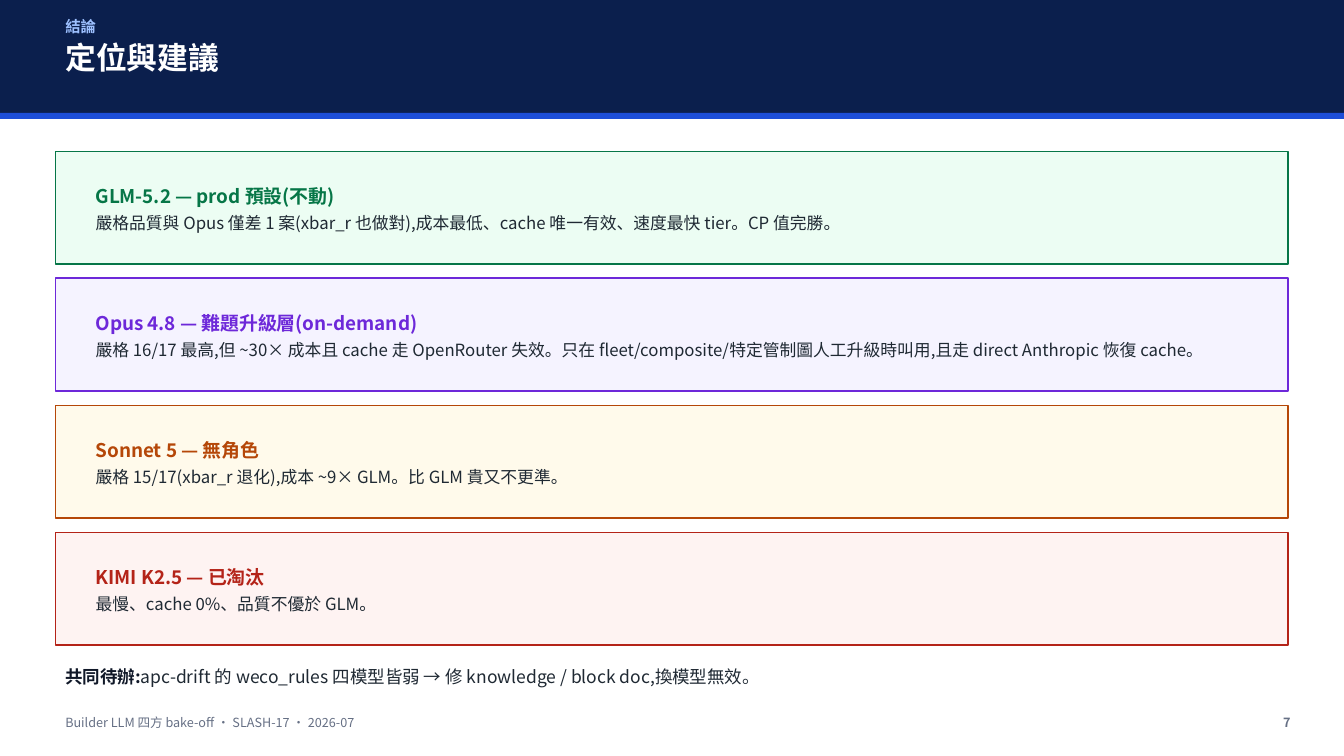
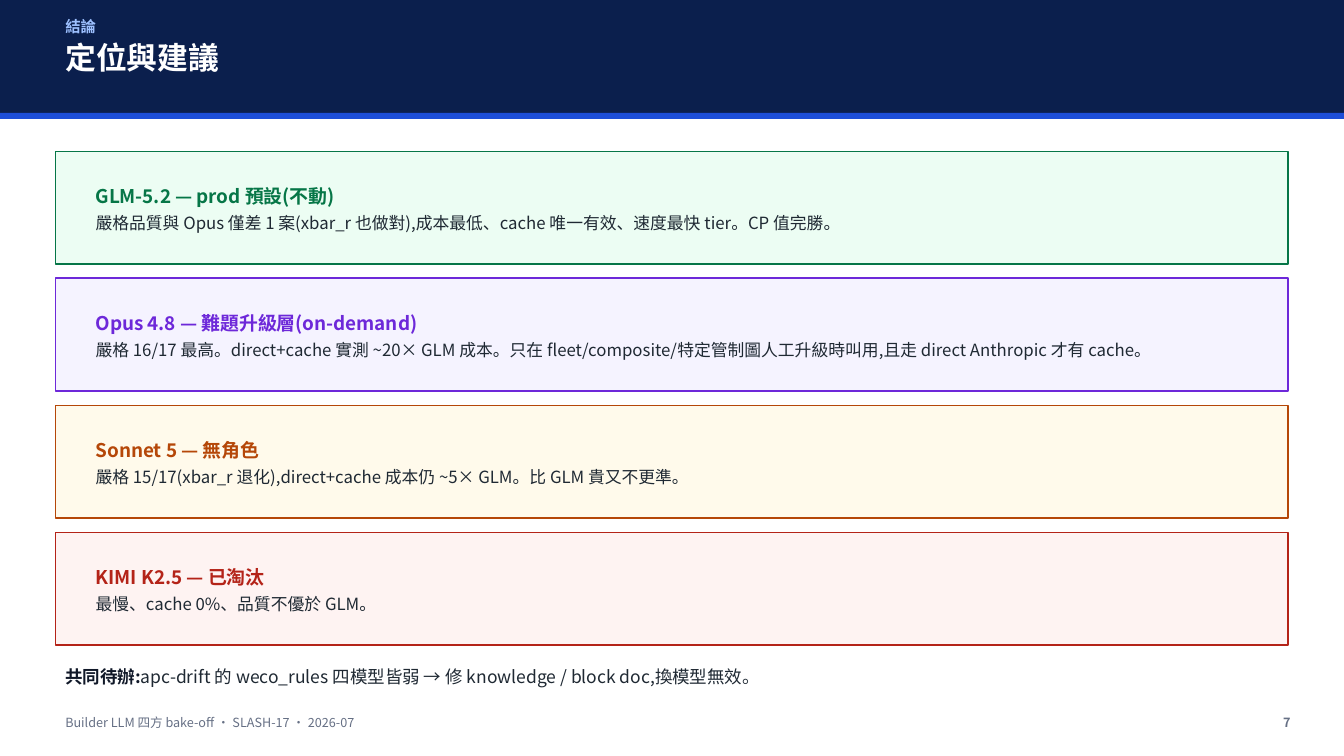
Before and after one commit to gillggx/ai-ops-agentic-platform, a slide deck: slide 7 of docs/LLM_BAKEOFF_4MODEL.pptx. Drawn at 1344x756 pixels with LibreOffice and Linux fonts; fonts in the diff are those of the drawing. Boxes give left, top, right and bottom in pixels: in the first picture for what was removed or moved away, otherwise in the second. Text is boxed around its words. In the diff, an @@ line names an element or a change of style, - is before the commit and + after.

```diff
--- a/docs/LLM_BAKEOFF_4MODEL.pptx
+++ b/docs/LLM_BAKEOFF_4MODEL.pptx
@@ text at (96, 342, 1151, 360): text changed @@
-嚴格 16/17 最高,但 ~30× 成本且 cache 走 OpenRouter 失效。只在 fleet/composite/特定管制圖人工升級時叫用,且走 direct Anthropic 恢復 cache。
+嚴格 16/17 最高。direct+cache 實測 ~20× GLM 成本。只在 fleet/composite/特定管制圖人工升級時叫用,且走 direct Anthropic 才有 cache。
@@ text at (96, 469, 689, 486): text changed @@
-嚴格 15/17(xbar_r 退化),成本 ~9× GLM。比 GLM 貴又不更準。
+嚴格 15/17(xbar_r 退化),direct+cache 成本仍 ~5× GLM。比 GLM 貴又不更準。
```
Also in this commit, not shown: 4 other slides changed, 1 other file.
